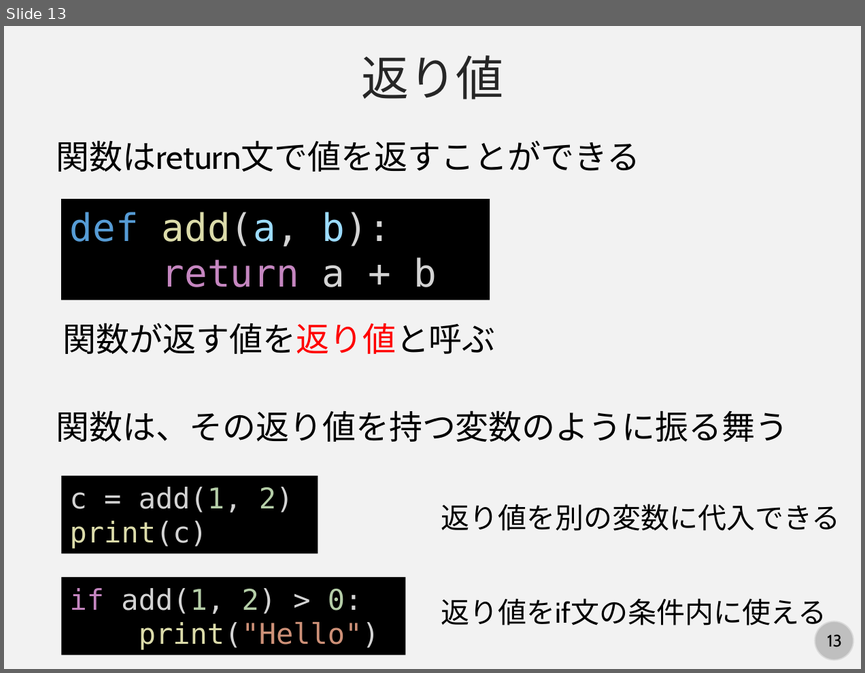
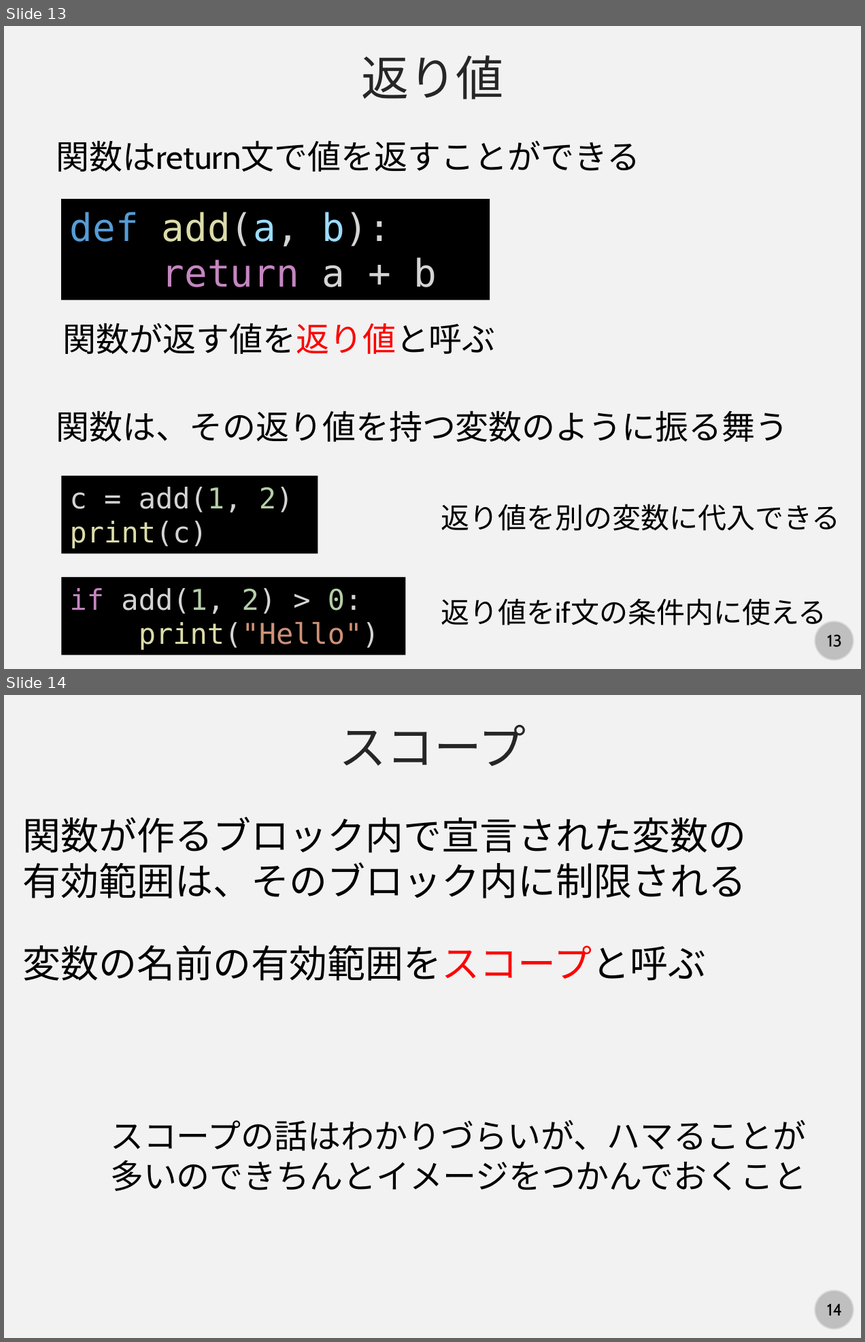
Before and after one commit to kaityo256/python_zero, a slide deck: scope/fig/slide.pptx. Shown one above the other, each under a label of ours: slide 13 before the commit, slides 13 and 14 after it. The pictures are 865x673 and 865x1342 pixels, drawn with LibreOffice and Linux fonts; fonts in the diff are those of the drawing. Boxes give left, top, right and bottom in pixels: in the first picture for what was removed or moved away, otherwise in the second. Text is boxed around its words. In the diff, an @@ line names an element or a change of style, - is before the commit and + after.

```diff
--- a/scope/fig/slide.pptx
+++ b/scope/fig/slide.pptx
@@ slide 14 added at bbox=[4, 695, 861, 1338], background #F2F2F2; not listed: 2 template elements that a slide beside it also shows @@
@@ text added at bbox=[339, 725, 526, 766], 40 pt, text #262626 @@
+スコープ
@@ text added at bbox=[22, 817, 746, 898], 32 pt, text #000000 @@
+関数が作るブロック内で宣言された変数の有効範囲は、そのブロック内に制限される
@@ text added at bbox=[22, 945, 706, 981], 32 pt, text #000000 @@
+変数の名前の有効範囲をスコープと呼ぶ
@@ text added at bbox=[110, 1119, 806, 1191], 28 pt, text #000000 @@
+スコープの話はわかりづらいが、ハマることが多いのできちんとイメージをつかんでおくこと
```
Also in this commit, not shown: 5 other slides added.
